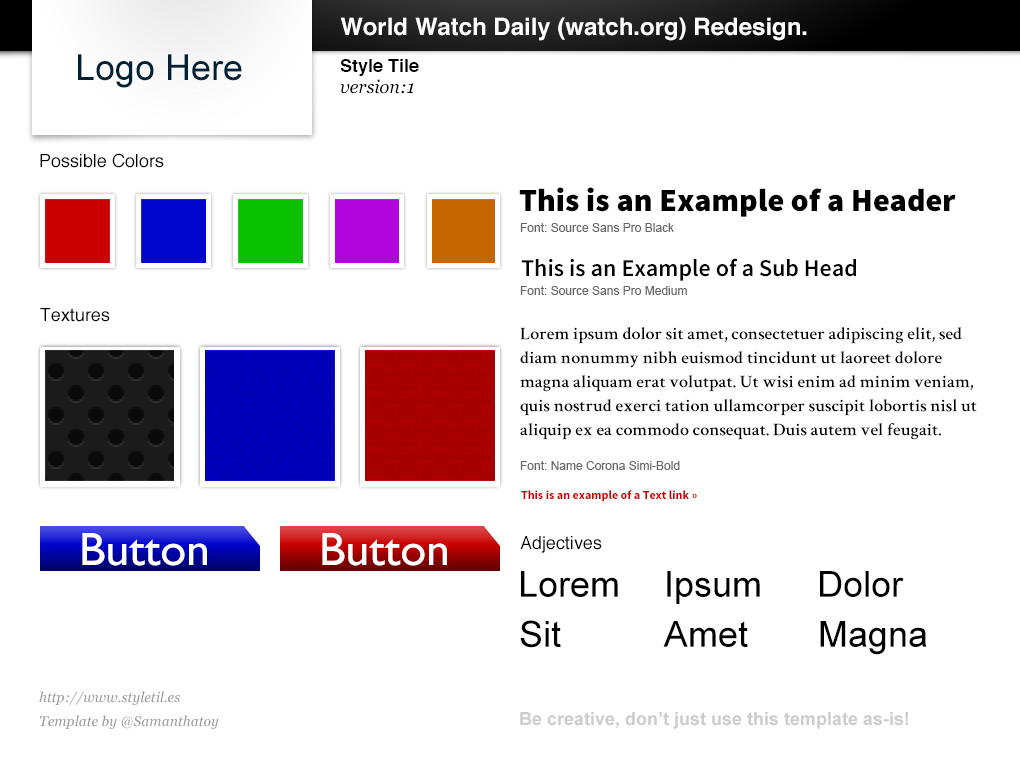
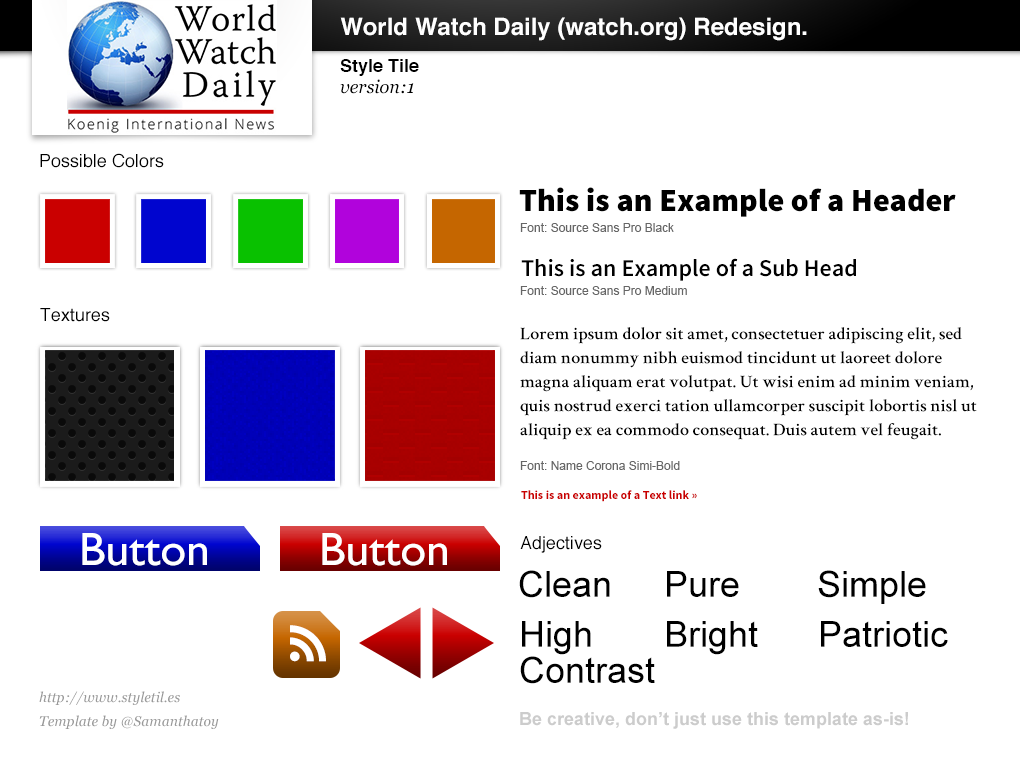
Revision of a layered 1020 x 760 image; what changed, layer by layer:
added layer "logo" in group "Put Logo in here" over [67, 0, 277, 134]
added layer "r" in group "Buttons" over [290, 625, 326, 662]
added layer "Rounded Rectangle 1" in group "Buttons" over [273, 611, 340, 678]
added layer "Polygon 1 copy" in group "Buttons" over [359, 607, 421, 679]
added layer "Polygon 1" in group "Buttons" over [432, 607, 494, 679]
renamed "Magna" to "Patriotic", painted on it over [820, 621, 948, 655]
renamed "Ipsum" to "Pure", painted on it over [667, 571, 760, 604]
renamed "Amet" to "Bright", painted on it over [663, 621, 758, 655]
renamed "Sit" to "High Contrast", painted on it over [520, 620, 655, 684]
renamed "Dolor" to "Simple", painted on it over [818, 570, 926, 604]
renamed "Lorem" to "Clean", painted on it over [519, 570, 618, 598]
